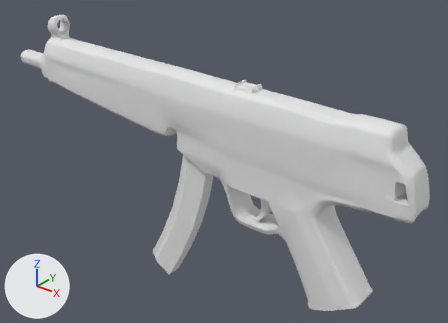
The FBX model BlendFilesForUnity/FBX/Mp5.fbx as it was, and as the next commit left it.
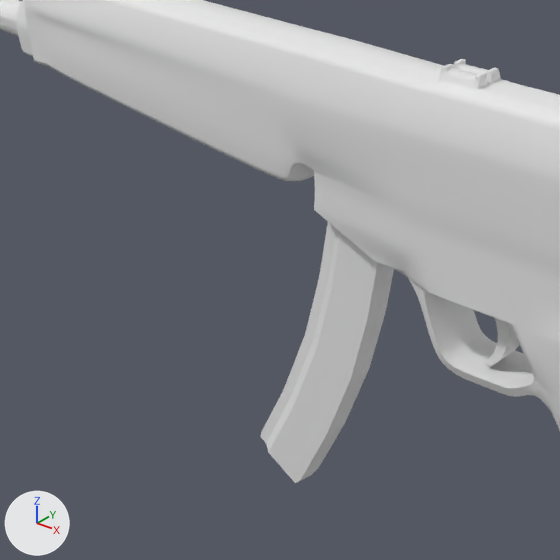
Each version is shown whole from a 50 mm lens placed at (0.509, -0.547, 0.348), pointed at (0.04, 0.039, -0.016), then close up on the part from 7% to 65% of the width and 16% to 96% of the height. The lights are fixed; the arrows at lower left show +X, +Y and +Z.
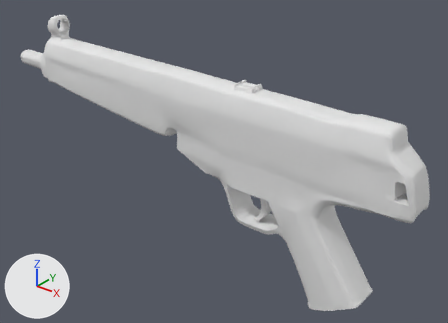
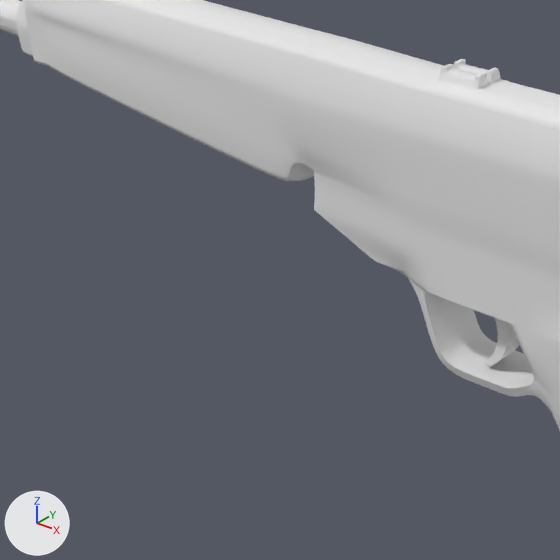
What the commit changed:
Object 'Cube.002' (ob_cube_002) is deleted.

What differs and where, as boxes [x1, y1, x2, y2] in the close-ups (560 x 560 px):
'Cube.002', deleted: before [261, 222, 394, 483]
